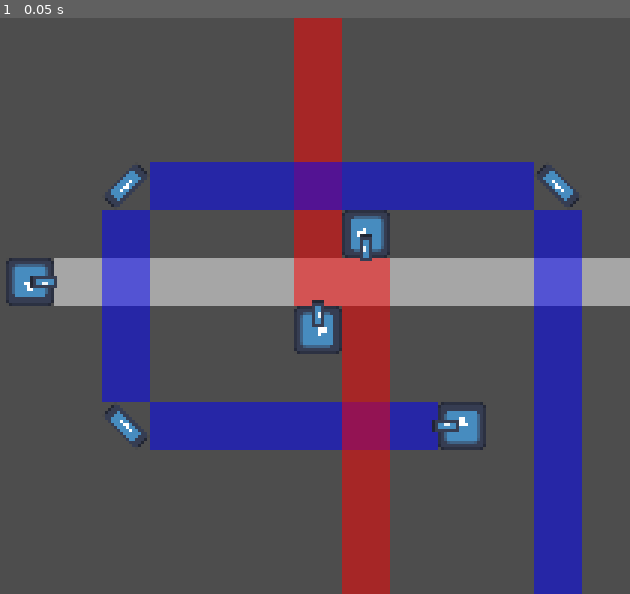
Above: before the commit, frame 1.
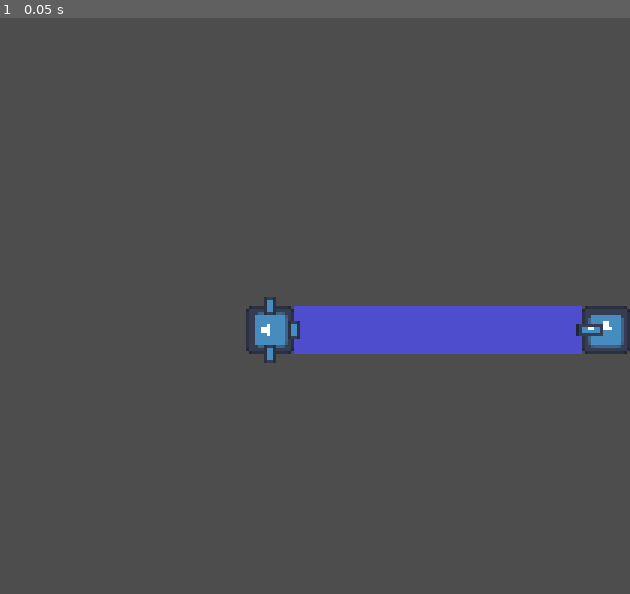
Above: after the commit, the same moment.

Repository: studentkrisk/light-game
Game: Godot game, scene res://world.tscn
Same seed, same stepped clock (60 frames per second), same inputs: the game is played once before the commit and once after it. The engine's default icon, where the game draws it, is replaced by a stand-in: a white triangle on a blue panel in a dark square.
Inputs:
- Up to frame 1 (0.05 s): no input

The runs differ from the first frame. In frame 1, 34% of the frame differs, in the area x 0-100%, y 0-100%.
Error after the commit: Invalid access to property or key 'target_position' on a base object of type 'null instance'. (res://splitter.gd:13)

Commit message:
added splitter but changing

Diff:
--- a/light.gd
+++ b/light.gd
@@ -13,4 +13,4 @@
 	for i in $lights.get_children():
 		for j in i.lights:
 			if len(j) != 0:
-				draw_multiline(PackedVector2Array(j.slice(1)), j[0], Global.TILE_SIZE)
+				draw_line(j[1], j[2], j[0], Global.TILE_SIZE)
--- a/mirror.gd
+++ b/mirror.gd
@@ -11,7 +11,7 @@
 	var ray2: RayCast2D = $RayCast2D2
 	var dir2 = (ray2.to_global(ray2.target_position) - ray2.global_position).normalized()
 	var start2 = ray2.global_position
-	if $RayCast2D1.is_colliding() and ray1.get_collider() == body:
+	if ray1.is_colliding() and ray1.get_collider() == body:
 		lights[0] = [color]
 		lights[0].append(start2 + dir2*Global.TILE_SIZE/2)
 		if ray2.is_colliding():
@@ -20,7 +20,7 @@
 				ray2.get_collider().update_light(self, color)
 		else:
 			lights[0].append(start2 + dir2*Global.TILE_SIZE*25)
-	if $RayCast2D2.is_colliding() and ray2.get_collider() == body:
+	if ray2.is_colliding() and ray2.get_collider() == body:
 		lights[1] = [color]
 		lights[1].append(start1 + dir1*Global.TILE_SIZE/2)
 		if ray1.is_colliding():
@@ -29,4 +29,3 @@
 				ray1.get_collider().update_light(self, color)
 		else:
 			lights[1].append(start1 + dir1*Global.TILE_SIZE*25)
-	print(lights)
--- /dev/null
+++ b/splitter.gd
@@ -0,0 +1,35 @@
+class_name Splitter
+
+extends CharacterBody2D
+
+@export var lights = [[], []]
+
+func split(color: Color):
+	return [color/2, color/2]
+
+func update_light(body, color):
+	var inray: RayCast2D = $InRayCast2D
+	var ray1: RayCast2D = $OutRayCast2D1
+	var dir1 = (ray1.to_global(ray1.target_position) - ray1.global_position).normalized()
+	var start1 = ray1.global_position
+	var ray2: RayCast2D = $OutRayCast2D2
+	var dir2 = (ray2.to_global(ray2.target_position) - ray2.global_position).normalized()
+	var start2 = ray2.global_position
+	if inray.is_colliding() and inray.get_collider() == body:
+		var split_colors = split(color)
+		lights[0] = [split_colors[0]]
+		lights[1] = [split_colors[1]]
+		lights[0].append(start1 + dir1*Global.TILE_SIZE/2)
+		lights[1].append(start2 + dir2*Global.TILE_SIZE/2)
+		if ray1.is_colliding():
+			lights[0].append(ray1.get_collision_point())
+			if not (ray1.get_collider() is Emitter):
+				ray1.get_collider().update_light(self, color)
+		else:
+			lights[0].append(start1 + dir1*Global.TILE_SIZE*25)
+		if ray2.is_colliding():
+			lights[1].append(ray2.get_collision_point())
+			if not (ray2.get_collider() is Emitter):
+				ray2.get_collider().update_light(self, color)
+		else:
+			lights[1].append(start2 + dir2*Global.TILE_SIZE*25)
--- /dev/null
+++ b/splitter.tscn
@@ -0,0 +1,41 @@
+[gd_scene load_steps=4 format=3 uid="uid://bek8804kmhsuq"]
+
+[ext_resource type="Script" path="res://splitter.gd" id="1_4lt3w"]
+[ext_resource type="Texture2D" uid="uid://bbsg1dtpuhsj6" path="res://icon.svg" id="1_a2nb1"]
+
+[sub_resource type="RectangleShape2D" id="RectangleShape2D_uj1n0"]
+size = Vector2(16, 16)
+
+[node name="splitter" type="CharacterBody2D"]
+script = ExtResource("1_4lt3w")
+
+[node name="Icon" type="Sprite2D" parent="."]
+scale = Vector2(0.125, 0.125)
+texture = ExtResource("1_a2nb1")
+
+[node name="Icon2" type="Sprite2D" parent="."]
+position = Vector2(0, 8)
+scale = Vector2(0.05, 0.025)
+texture = ExtResource("1_a2nb1")
+
+[node name="Icon3" type="Sprite2D" parent="."]
+position = Vector2(8, 0)
+scale = Vector2(0.05, 0.025)
+texture = ExtResource("1_a2nb1")
+
+[node name="Icon4" type="Sprite2D" parent="."]
+position = Vector2(-8, 0)
+scale = Vector2(0.05, 0.025)
+texture = ExtResource("1_a2nb1")
+
+[node name="CollisionShape2D" type="CollisionShape2D" parent="."]
+shape = SubResource("RectangleShape2D_uj1n0")
+
+[node name="RayCast2D1" type="RayCast2D" parent="."]
+target_position = Vector2(0, 400)
+
+[node name="RayCast2D2" type="RayCast2D" parent="."]
+target_position = Vector2(400, 0)
+
+[node name="RayCast2D3" type="RayCast2D" parent="."]
+target_position = Vector2(-400, 0)
--- a/world.tscn
+++ b/world.tscn
@@ -1,10 +1,14 @@
-[gd_scene load_steps=4 format=3 uid="uid://g4o5jlyx2s3j"]
+[gd_scene load_steps=5 format=3 uid="uid://g4o5jlyx2s3j"]
 
 [ext_resource type="PackedScene" uid="uid://bra62kyne5wmp" path="res://emitter.tscn" id="1_gxkug"]
 [ext_resource type="Script" path="res://light.gd" id="1_xe56f"]
-[ext_resource type="PackedScene" uid="uid://b6o4ef25wjqrv" path="res://mirror.tscn" id="3_qc8gd"]
+[ext_resource type="PackedScene" uid="uid://bek8804kmhsuq" path="res://splitter.tscn" id="3_8sics"]
+
+[sub_resource type="CanvasItemMaterial" id="CanvasItemMaterial_84yd0"]
+blend_mode = 1
 
 [node name="world" type="Node2D"]
+material = SubResource("CanvasItemMaterial_84yd0")
 script = ExtResource("1_xe56f")
 
 [node name="Camera2D" type="Camera2D" parent="."]
@@ -12,30 +16,9 @@
 [node name="lights" type="Node2D" parent="."]
 
 [node name="emitter" parent="lights" instance=ExtResource("1_gxkug")]
-position = Vector2(72, 40)
+position = Vector2(120, 8)
 color = Color(0, 0, 1, 0.501961)
 
-[node name="emitter2" parent="lights" instance=ExtResource("1_gxkug")]
-position = Vector2(-72, -8)
-rotation = 3.14159
-
-[node name="emitter3" parent="lights" instance=ExtResource("1_gxkug")]
-position = Vector2(24, 8)
-rotation = 1.5708
-color = Color(1, 0, 0, 0.501961)
-
-[node name="emitter4" parent="lights" instance=ExtResource("1_gxkug")]
-position = Vector2(40, -24)
-rotation = 4.71239
-color = Color(1, 0, 0, 0.501961)
-
-[node name="mirror" parent="lights" instance=ExtResource("3_qc8gd")]
-position = Vector2(-40, 40)
-
-[node name="mirror2" parent="lights" instance=ExtResource("3_qc8gd")]
-position = Vector2(-40, -40)
-rotation = 1.5708
-
-[node name="mirror3" parent="lights" instance=ExtResource("3_qc8gd")]
-position = Vector2(104, -40)
-rotation = 3.14159
+[node name="splitter" parent="lights" instance=ExtResource("3_8sics")]
+position = Vector2(8, 8)
+rotation = -1.5708
